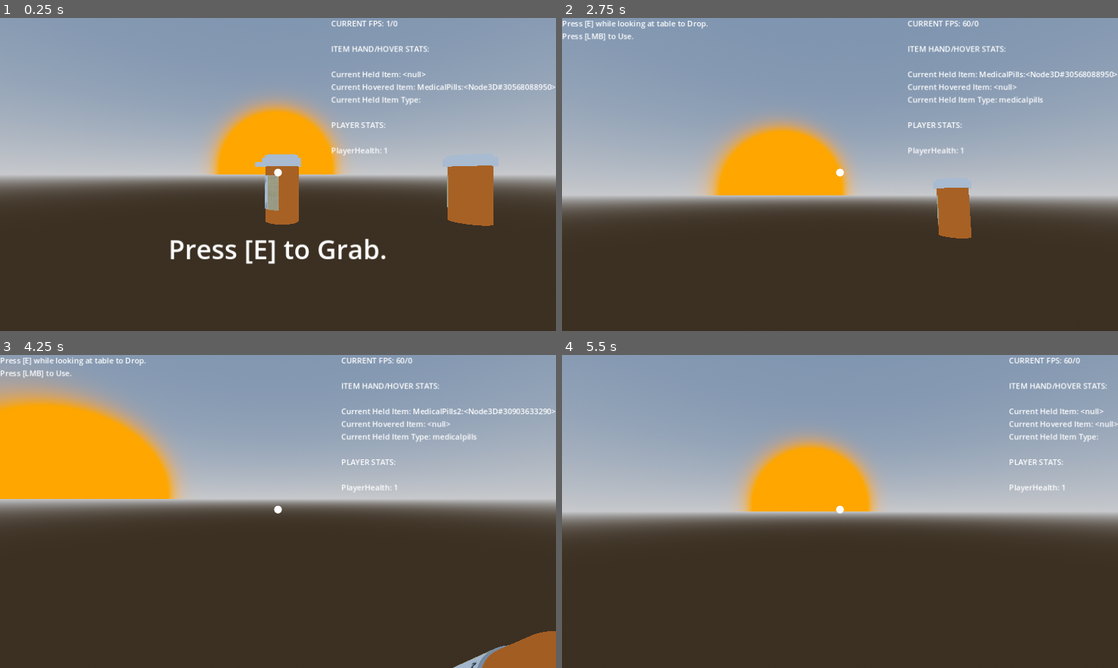
Above: before the commit, frames 1-4 (two rows, left to right).
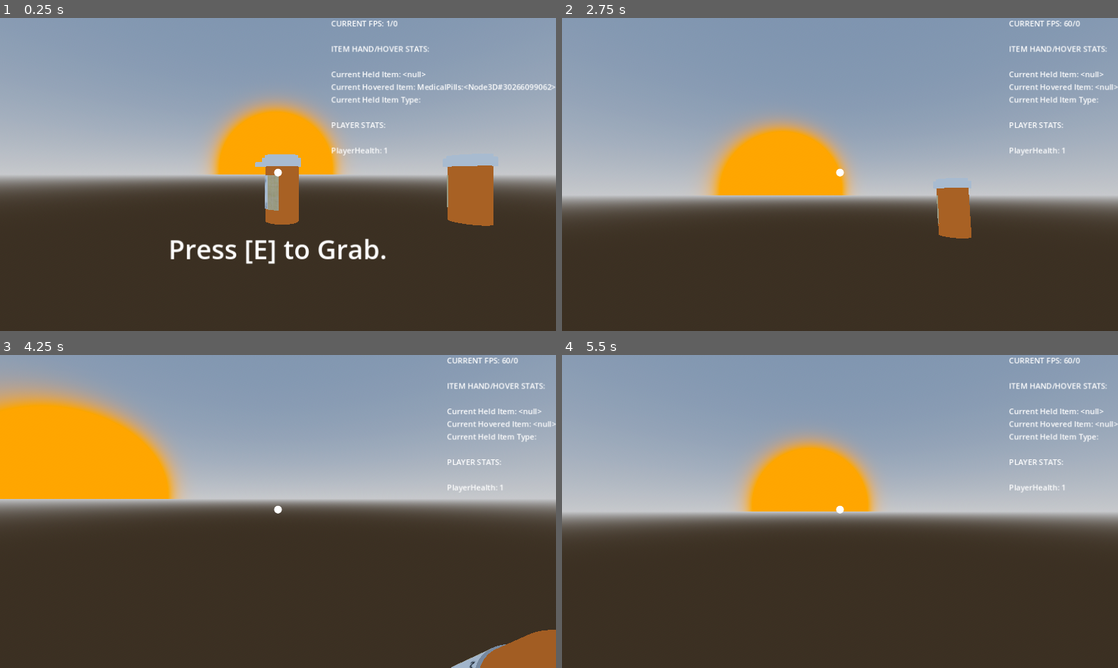
Above: after the commit, the same moments.

Repository: Kufferey/Dusk-is-Done-old
Game: Godot game, scene res://Scenes/States/gamestate.tscn
Two runs of this game, one before a commit and one after it. Both use one fixed random seed, a clock stepped at 60 frames per second and the inputs below. This scene is started directly instead of the project's main scene.
Inputs (mouse positions are in pixels of both pictures, inside the frame that each line leads up to):
- Up to frame 1 (0.25 s): no input
- Up to frame 2 (2.75 s): tap E (interact) at 0.5, 1.55, 2 s; move the mouse to (867, 174) at 0.52 s; hold E (interact) 0.53-1.28 s; click (867, 174) at 0.8 s; move the mouse to (812, 174) at 1.27 s; click (812, 174) at 1.35 s; move the mouse to (851, 168) at 2.02 s; hold E (interact) from 2.03 s (still down); click (851, 168) at 2.3 s
- Up to frame 3 (4.25 s): move the mouse to (272, 517) at 2.77 s; release E (interact) at 2.78 s; click (272, 517) at 2.85 s; tap E (interact) at 3.05 s; tap Enter at 3.5 s; move the mouse to (316, 514) at 3.52 s; hold E (interact) from 3.53 s (still down); click (316, 514) at 3.8 s
- Up to frame 4 (5.5 s): move the mouse to (795, 508) at 4.27 s; release E (interact) at 4.28 s; click (795, 508) at 4.35 s; tap E (interact) at 4.55 s; move the mouse to (845, 511) at 5.02 s; hold E (interact) from 5.03 s (still down); click (845, 511) at 5.3 s

The runs differ from the first frame. In frame 1, less than 0.1% of the frame differs, in the area x 92-100%, y 21-24%; in frame 2, 2.5%; in frame 3, 2.6%, in the area x 0-100%, y 0-100%; in frame 4, nothing differs.

Commit message:
wowzers

Diff:
--- a/Src/Gameplay/gamestate.gd
+++ b/Src/Gameplay/gamestate.gd
@@ -11,17 +11,17 @@
 # Player Vars
 const PLAYERMAXHEALTH:float = 1.0
 const PLAYERMINHEALTH:float = 0.0
-var playerHealth:float ## Player Health. 0 to 1.
+var playerHealth:float
 
 var playerScore:int
 
 var currentTableItems:Array
 
-var isHoldingItem:bool ## Checks if holding item.
-
-var currentHeldItemType:String ## cherry, medicalpills, medicalscanner
-var currentHeldItem:InteractableObject ## Current item in hand
-var currentHoveredItem:InteractableObject ## Current Object your looking at.
+var isHoldingItem:bool
+
+var currentHeldItemType:String
+var currentHeldItem:InteractableObject
+var currentHoveredItem:InteractableObject
 
 var isTrayPlaced:bool
 
@@ -46,8 +46,16 @@
 var interactableItemList:Array[String] = [
 	'cherry',          # 0
 	'medicalpills',    # 1
-	'medicalscanner'   # 2
+	'medicalscanner',  # 2
+	'table'            # 3
 ]
+
+var interactableItemListNames:Dictionary = {
+	'cherry': interactableItemList[0],
+	'medicalpills': interactableItemList[1],
+	'medicalscanner': interactableItemList[2],
+	'table': interactableItemList[3]
+}
 
 # - Cherry
 
@@ -107,11 +115,11 @@
 		set_hovered_to_held_item()
 
 	if Input.is_action_just_pressed("use"):
-		_use_item()
+		use_item()
 
 func _physics_process(delta: float) -> void:
 	# Player Stuff
-	heldItemSway(delta)
+	make_current_item_sway(delta)
 
 func _process(delta: float) -> void:
 	# debug
@@ -122,7 +130,7 @@
 	interactionTextNode.text = _update_interaction_text()
 	itemControllsTextNode.text = _update_current_controls_text()
 
-	currentTableItems = get_current_table_items()
+	#currentTableItems = get_current_table_items()
 	currentHoveredItem = get_current_hovered_item()
 
 	if playerHealth > PLAYERMAXHEALTH:
@@ -147,15 +155,15 @@
 
 	# Cherry Handler
 	if is_section_clear():
-		_new_cherry_section()
+		new_cherry_section()
 
 		if isTrayPlaced == false:
-			setCurrentCherries(false)
+			set_current_cherries(false)
 		else :
-			setCurrentCherries(true)
-
-
-func _create_cherry_on_bush(typeOfCherry:String, positionObject:Vector3, rotationObject:Vector3, amount:int) -> void:
+			set_current_cherries(true)
+
+
+func create_cherry_on_bush(typeOfCherry:String, positionObject:Vector3, rotationObject:Vector3, amount:int) -> void:
 
 	if amount >= 5:
 		amount = 5
@@ -171,7 +179,7 @@
 
 	print(amount, " ", typeOfCherry, " Cherry(s) Created. ", " AT POSITION: ", positionObject, " ROTATION OF: ", rotationObject)
 
-func _remove_all_cherries() -> void:
+func remove_all_cherries() -> void:
 	var totalCount:int = get_cherry_count()
 	var totalObjects:Array[Node] = interationObjectsContainer.get_children(true)
 
@@ -193,7 +201,7 @@
 
 	print(totalCount, " Objects Deleted.")
 
-func _create_object_from_prefab(prefab:PackedScene, objectPosition:Vector3, objectRotation:Vector3) -> void:
+func create_object_from_prefab(prefab:PackedScene, objectPosition:Vector3, objectRotation:Vector3) -> void:
 	var loadedObject:Node3D = prefab.instantiate()
 	if loadedObject:
 		if loadedObject == null:
@@ -206,7 +214,7 @@
 			print("Added Prefab: " + str(loadedObject))
 			interationObjectsContainer.add_child(loadedObject)
 
-func _add_table_items() -> void:
+func add_table_items() -> void:
 	pass
 
 func add_cherry_type(newType:String) -> void:
@@ -219,9 +227,8 @@
 	var currentCherries:int = interationObjectsContainer.get_child_count(true)
 	return currentCherries
 
-func get_current_table_items() -> Array:
-	var placeholder:Array = ["medicalpills"]
-	return placeholder
+func get_current_table_items() -> void: #make  -> Array:
+	pass
 
 func get_current_hovered_item() -> InteractableObject:
 	if playerRaycast.is_colliding():
@@ -230,49 +237,46 @@
 		return theObjectsParent
 	return
 
-func setCurrentCherries(lock:bool) -> void:
+func set_current_cherries(lock:bool) -> void:
 	for cherry in interationObjectsContainer.get_node("Cherries").get_children(false):
 		cherry.canInteract = lock
 
 func _update_current_controls_text() -> String:
 	if isHoldingItem:
 
-		if currentHeldItemType == interactableItemList[0]:
-			return "Press [E] while looking at table to Drop."
+		if currentHeldItemType == interactableItemList[0]: return "Press [E] while looking at table to Drop."
+
 		elif (
-			currentHeldItemType == interactableItemList[1]
-			|| currentHeldItemType == interactableItemList[2]
+			currentHeldItemType == interactableItemListNames["medicalpills"]
+			|| currentHeldItemType == interactableItemListNames["medicalscanner"]
 		):
 			return "Press [E] while looking at table to Drop.\nPress [LMB] to Use."
 
-	elif !isHoldingItem:
-		return ""
 	return ""
 
 func _update_interaction_text() -> String:
-	if isHoldingItem:
-		return ""
+	if isHoldingItem: return ""
+
 	elif !isHoldingItem:
 		if playerRaycast.is_colliding():
 			var theObject:Node3D = playerRaycast.get_collider()
 			var theObjectParent:InteractableObject = theObject.get_parent()
 
-			if theObjectParent.is_in_group(interactableItemList[0]):
-				return "Press [E] to Pick."
-			elif theObjectParent.is_in_group("table"):
-				return  "Press [E] to Use."
-			elif theObjectParent.is_in_group(interactableItemList[1]):
-				return "Press [E] to Grab."
-			elif theObjectParent.is_in_group(interactableItemList[2]):
-				return "Press [E] to Grab."
-
-			else :
-				return ""
-		else :
-			return ""
+			#if theObjectParent.is_in_group(interactableItemList[0]): return "Press [E] to Pick."   #Cherry
+			#elif theObjectParent.is_in_group(interactableItemList[1]): return "Press [E] to Grab." #medicalpills
+			#elif theObjectParent.is_in_group(interactableItemList[2]): return "Press [E] to Grab." #mecicalscanner
+			#elif theObjectParent.is_in_group(interactableItemList[3]): return "Press [E] to Use."  #table
+
+			if theObjectParent.is_in_group(interactableItemListNames['cherry']): return "Press [E] to Pick."   #Cherry
+			elif theObjectParent.is_in_group(interactableItemListNames['medicalpills']): return "Press [E] to Grab." #medicalpills
+			elif theObjectParent.is_in_group(interactableItemListNames['medicalscanner']): return "Press [E] to Grab." #mecicalscanner
+			elif theObjectParent.is_in_group(interactableItemListNames['table']): return "Press [E] to Use."  #table
+
+			else : return ""
+		else : return ""
 	return ""
 
-func _use_item() -> void:
+func use_item() -> void:
 	if (
 		isHoldingItem == true
 		&& currentHeldItem != null
@@ -285,21 +289,21 @@
 			'medicalpills':
 				currentHeldItem.emit_signal("consumeMedicalPills")
 
-				await (get_tree().create_timer(2).timeout)
+				await (get_tree().create_timer(1.8).timeout)
 
 				playerHealth += 0.32
-				_reset_all_hold_items()
+				reset_all_hold_items()
 
 			'medicalscanner':
 				pass
 
-func _new_held_item(isHolding:bool, newHeldItem:InteractableObject, canInteract:bool, newHeldType:String) -> void:
+func new_held_item(isHolding:bool, newHeldItem:InteractableObject, canInteract:bool, newHeldType:String) -> void:
 	isHoldingItem = isHolding
 	currentHeldItem = newHeldItem
 	canInteract = canInteract
 	currentHeldItemType = newHeldType
 
-func _reset_all_hold_items() -> void:
+func reset_all_hold_items() -> void:
 	isHoldingItem = false
 	currentHeldItem = null
 	canInteract = true
@@ -313,25 +317,25 @@
 			if object:
 
 				if (
-					object.is_in_group(interactableItemList[0])
+					object.is_in_group(interactableItemListNames["cherry"])
 					&& object.canInteract == true
 				):
-					_new_held_item(
+					new_held_item(
 						true,
 						object,
 						false,
-						interactableItemList[0]
+						interactableItemListNames["cherry"]
 					)
 
 				elif (
-					object.is_in_group(interactableItemList[1])
+					object.is_in_group(interactableItemListNames["medicalpills"])
 					&& object.canInteract == true
 				):
-					_new_held_item(
+					new_held_item(
 						true,
 						object,
 						false,
-						interactableItemList[1]
+						interactableItemListNames["medicalpills"]
 					)
 
 				print("\nCurrent held item: ", currentHeldItem, "\nThe type of this object: ", currentHeldItemType)
@@ -340,13 +344,8 @@
 
 func is_section_clear() -> bool:
 	var cherryCount:int = interationObjectsContainer.get_node("Cherries").get_child_count(true)
-	if (
-		cherryCount <= 0
-		|| cherryCount == null
-	):
-		return true
-	else :
-		return false
+	if (cherryCount <= 0 || cherryCount == null):return true
+	else:return false
 
 func _on_new_day(dayName: String, dayDescription: String, daySaveData: Dictionary, scoreForComplete: float) -> void:
 	currentDaysPast = currentDay
@@ -358,7 +357,7 @@
 func _on_has_died(reason: String, onDay: int) -> void:
 	pass # Replace with function body.
 
-func _new_cherry_section() -> void:
+func new_cherry_section() -> void:
 	lastCherrySection = cherrySection
 	currentCherrySectionsLeft = currentCherrySectionsLeft - 1
 	cherrySection += 1
@@ -387,7 +386,7 @@
 		)
 	)
 
-func heldItemSway(delta) -> void:
+func make_current_item_sway(delta) -> void:
 	if (
 		isHoldingItem == true
 		&& currentHeldItem != null
